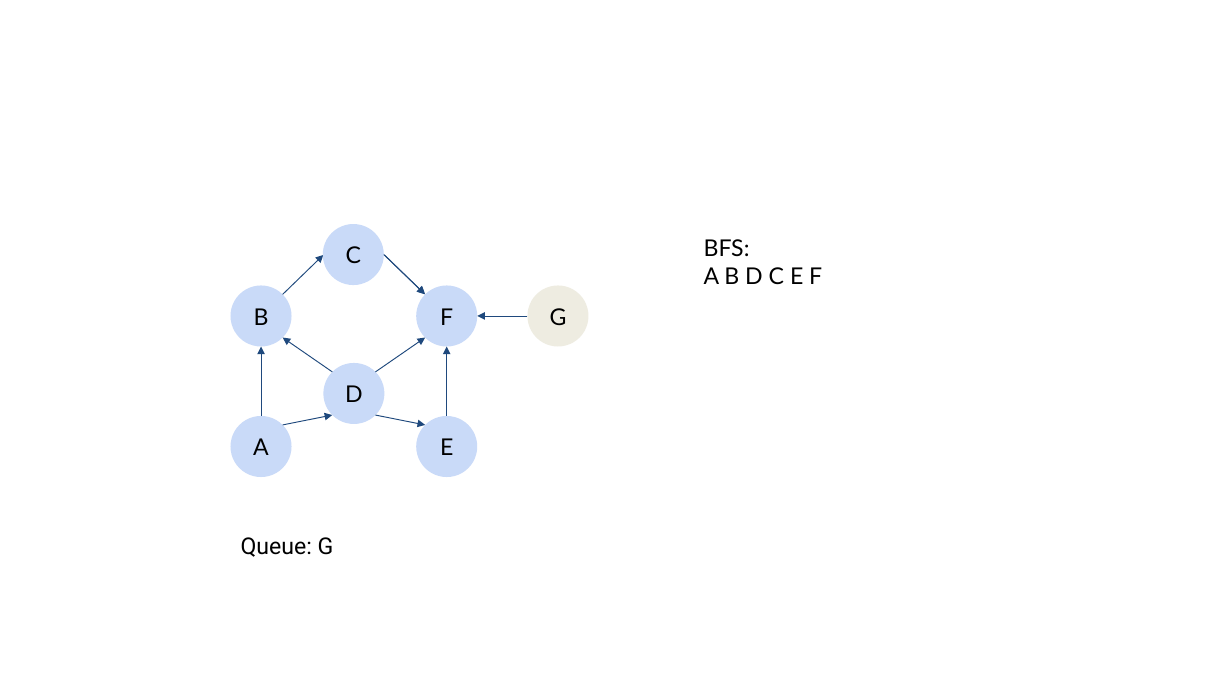
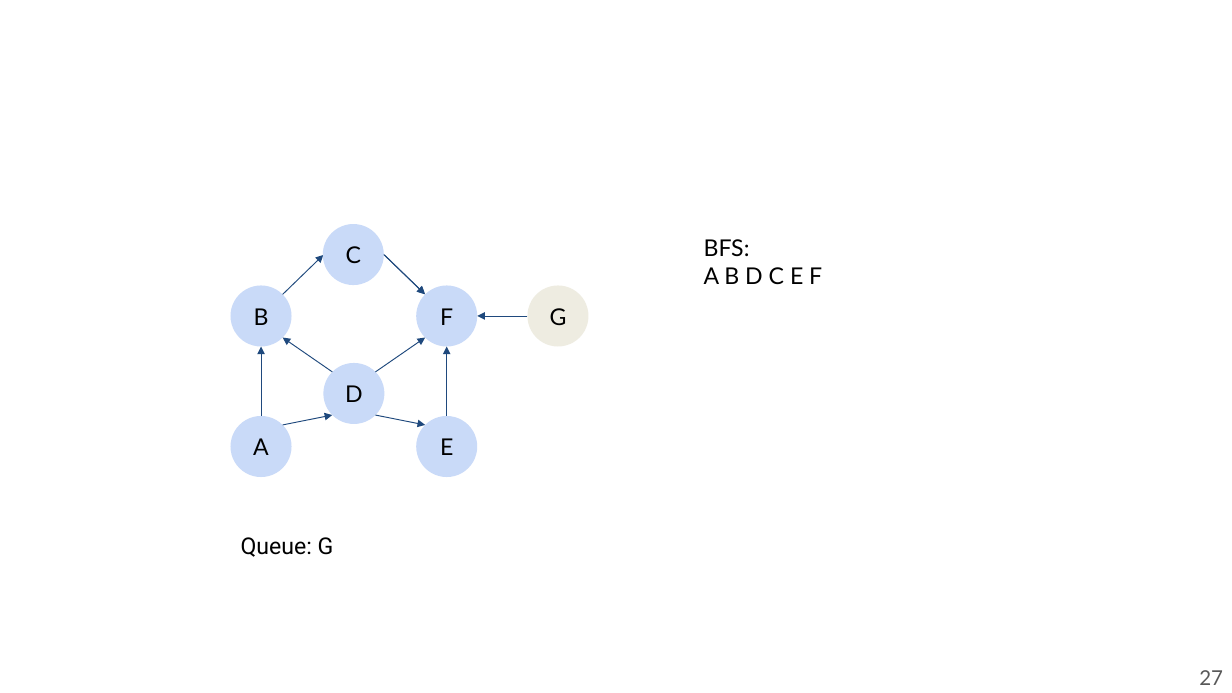
Before and after one commit to guhofstra/CSC111Fa25, a slide deck: slide 27 of PPTs/Lecture 12-graphs Exercises ANS.pptx. Drawn at 1232x693 pixels with LibreOffice and Linux fonts; fonts in the diff are those of the drawing. Boxes give left, top, right and bottom in pixels: in the first picture for what was removed or moved away, otherwise in the second. Text is boxed around its words. In the diff, an @@ line names an element or a change of style, - is before the commit and + after.

```diff
--- a/PPTs/Lecture 12-graphs Exercises ANS.pptx
+++ b/PPTs/Lecture 12-graphs Exercises ANS.pptx
@@ page number added at <box>1199,670,1223,685</box>, 16 pt, text #595959 @@
+27
```
Also in this commit, not shown: 26 other slides changed, 12 slides added, 6 other files.
